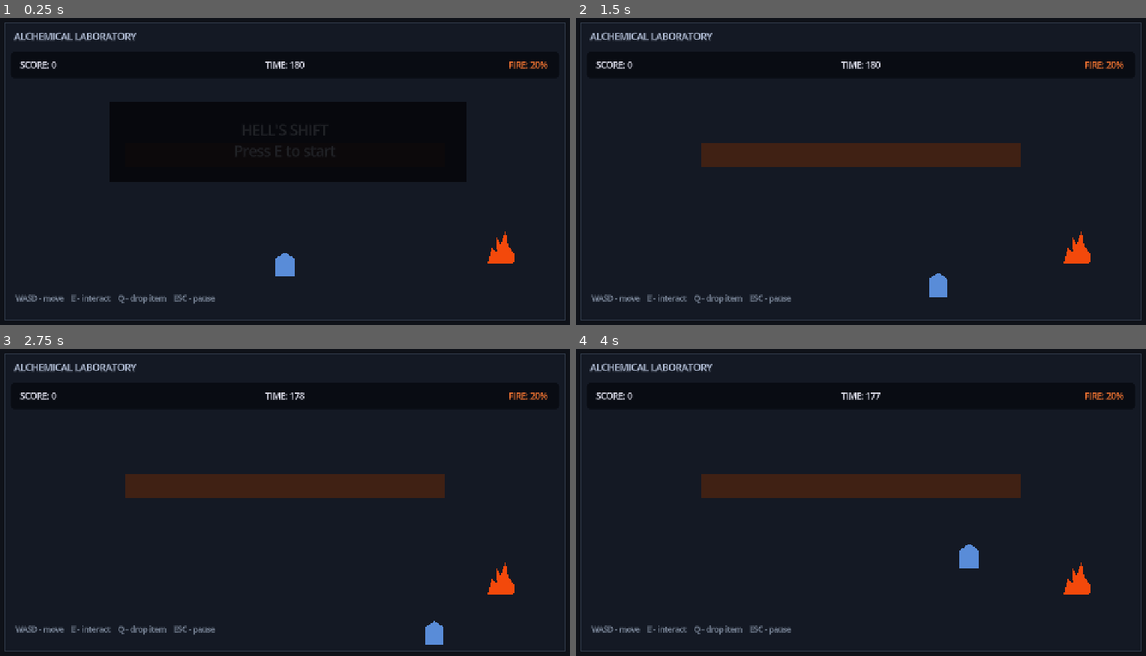
Above: before the commit, frames 1-4 (two rows, left to right).
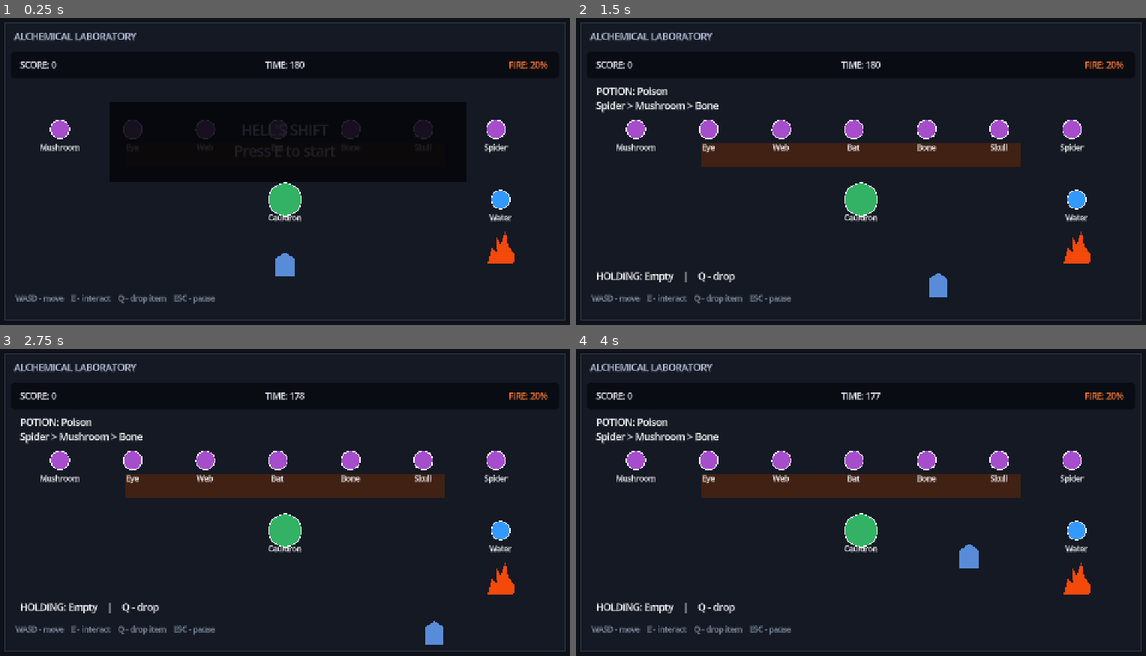
Above: after the commit, the same moments.

Repository: ryadoviy/HellsShift
Game: Godot game, scene res://main.tscn
Same seed, same stepped clock (60 frames per second), same inputs: the game is played once before the commit and once after it.
Inputs:
- Up to frame 1 (0.25 s): no input
- Up to frame 2 (1.5 s): tap E (interact) at 0.5 s; hold D (move_right) 0.53-1.28 s; hold E (interact) 0.53-1.28 s; hold S (move_down) from 1.28 s (still down); tap Q (drop_item) at 1.35 s
- Up to frame 3 (2.75 s): tap E (interact) at 1.55 s; tap Space at 2 s; release S (move_down) at 2.03 s; hold D (move_right) from 2.03 s (still down); hold E (interact) from 2.03 s (still down)
- Up to frame 4 (4 s): release D (move_right) at 2.78 s; release E (interact) at 2.78 s; hold W (move_up) 2.78-3.53 s; tap E (interact) at 2.85, 3.8 s; hold A (move_left) from 3.53 s (still down); hold Q (drop_item) from 3.53 s (still down)

The runs differ from the first frame. In frame 1, 1.5% of the frame differs, in the area x 7-90%, y 33-67%; in frame 2, 3.4%, in the area x 3-90%, y 22-87%; in frame 3, 3.4%; in frame 4, 3.4%.

Commit message:
Wire gameplay systems into game manager

Diff:
--- a/game_manager.gd
+++ b/game_manager.gd
@@ -17,10 +17,15 @@
 var time_left := 0.0
 var state := GameState.MENU
 var result_text := ""
+var gameplay: Gameplay
 
 func _ready() -> void:
 	if config == null:
 		config = GameConfig.normal()
+	gameplay = Gameplay.new()
+	gameplay.name = "Gameplay"
+	add_child(gameplay)
+	gameplay.setup(self)
 	fire.fire_maxed.connect(_on_fire_maxed)
 	time_left = config.duration
 	_set_state(GameState.MENU)
@@ -50,6 +55,7 @@
 	time_left = config.duration
 	fire.set_level(config.initial_fire)
 	result_text = ""
+	gameplay.reset_round()
 	player.position = Vector2(640, 560)
 	_set_state(GameState.PLAYING)
 	modifier_manager.on_game_started(self)
